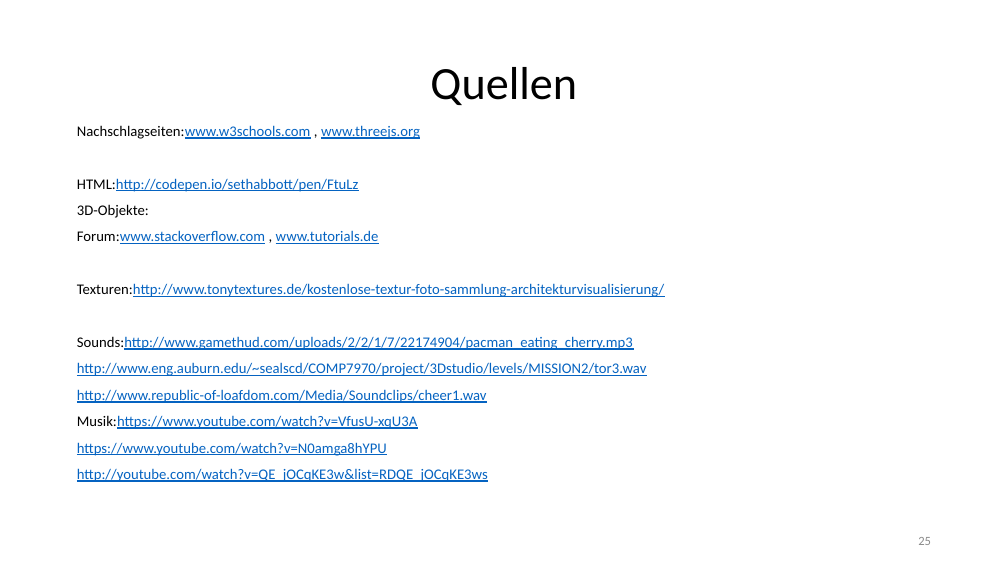
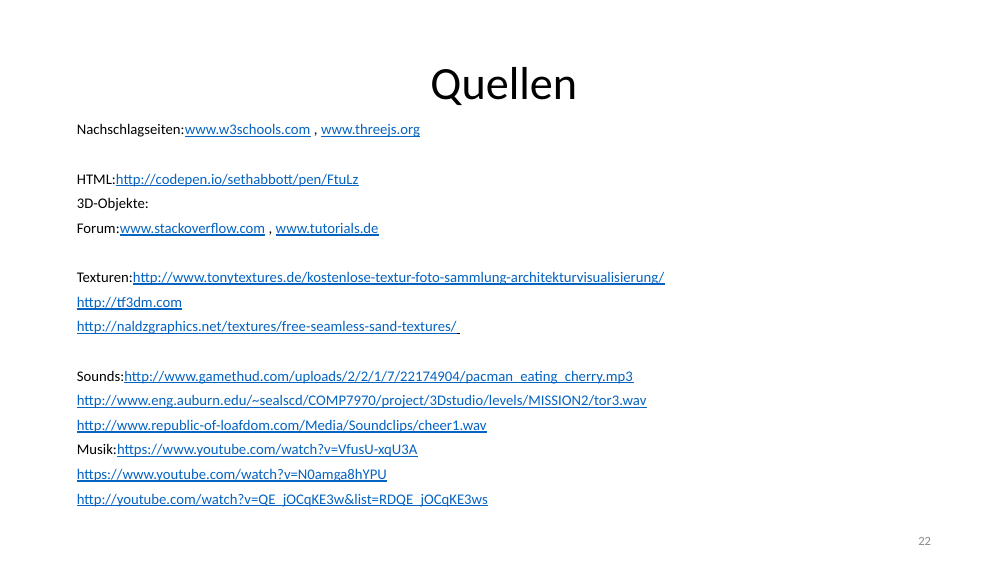
Before and after one commit to RamoramaInteractive/GDV-Projekt, a slide deck: slide 22 of FinalePräsentation.pptx (slide 25 before the commit). Drawn at 1008x567 pixels with LibreOffice and Linux fonts; fonts in the diff are those of the drawing. Boxes give left, top, right and bottom in pixels: in the first picture for what was removed or moved away, otherwise in the second. Text is boxed around its words. In the diff, an @@ line names an element or a change of style, - is before the commit and + after.

```diff
--- a/FinalePräsentation.pptx
+++ b/FinalePräsentation.pptx
@@ text at [77, 123, 665, 507]: line spacing 0.9 to 0.8 @@
@@ text at [77, 296, 457, 334]: paragraphs added @@
+http://tf3dm.com
+http://naldzgraphics.net/textures/free-seamless-sand-textures/
@@ page number at [918, 537, 931, 545]: text changed @@
-25
+22
```
Also in this commit, not shown: 2 other slides changed, 3 slides removed, 1 other file.
